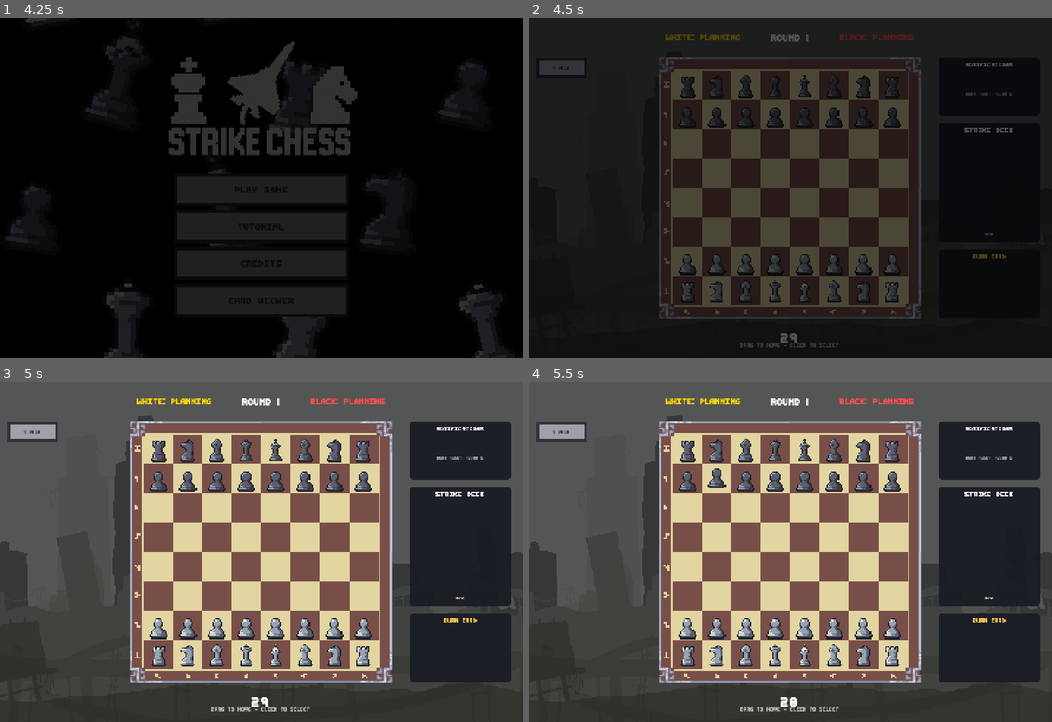
Above: before the commit, frames 1-4 (two rows, left to right).
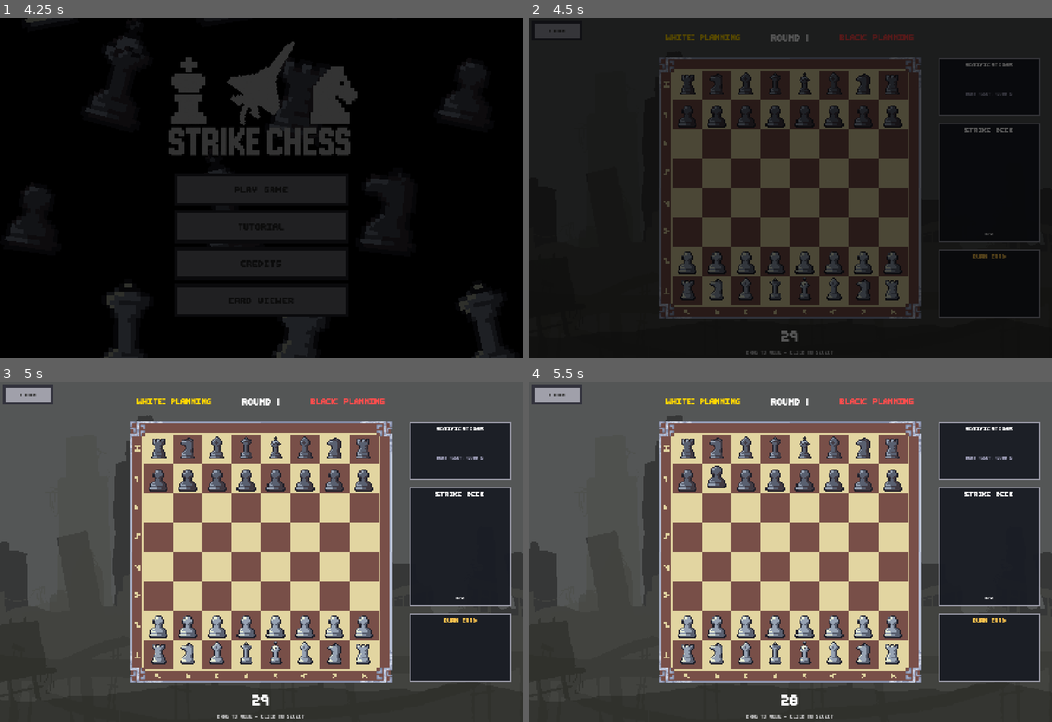
Above: after the commit, the same moments.

Repository: CodingWithKantecki/Strike-Chess-GODOT
Game: Godot game, scene res://scenes/intro_credits.tscn
Two runs of this game, one before a commit and one after it. Both use one fixed random seed, a clock stepped at 60 frames per second and the inputs below. Video files are missing from this copy of the repository; at most half a second of black plays in their place.
Inputs (mouse positions are in pixels of both pictures, inside the frame that each line leads up to):
- Up to frame 1 (4.25 s): tap Enter (ui_accept) at 0.5, 0.77, 3.5, 3.77 s; move the mouse to (376, 171) at 0.52 s; hold Right (ui_right) 0.53-1.25 s; tap Space at 0.6, 2.1, 3.6 s; click (376, 171) at 0.67 s; drag from (156, 205) to (235, 256) at 1.27 s; move the mouse to (313, 113) at 2.02 s; hold Right (ui_right) 2.03-2.75 s; click (313, 113) at 2.17 s; drag from (235, 256) to (104, 137) at 2.77 s; move the mouse to (418, 239) at 3.52 s; hold Left (ui_left) from 3.53 s (still down); click (418, 239) at 3.67 s
- Up to frame 2 (4.5 s): release Left (ui_left) at 4.25 s; click "TUTORIAL" at 4.25 s
- Up to frame 3 (5 s): no input
- Up to frame 4 (5.5 s): tap Enter (ui_accept) at 5 s; drag from (633, 501) to (712, 467) at 5.02 s

Frame 1 is identical in both runs. In frame 2, 3.3% of the frame differs, in the area x 1-98%, y 1-100%; in frame 3, 5.1%; in frame 4, 5.1%, in the area x 0-98%, y 0-100%.

Commit message:
Add UI polish and countdown tension effects
- Make pawns 10% bigger and move up 7 pixels
- Add 8-bit style pulsing dots for move highlights
- Update panel borders to square grey 8-bit style
- Move back button to corner, center timer and instructions
- Add countdown tension effects: vignette, red warning stripes, flashing opponent moves
- Add smooth fade in/out transitions for tension overlay
- Fix campaign map fullscreen gap with viewport resize handling

🤖 Generated with [Claude Code](https://claude.com/claude-code)

Co-Authored-By: Claude <noreply@anthropic.com>

Diff:
--- a/scenes/game.tscn
+++ b/scenes/game.tscn
@@ -9,6 +9,7 @@
 [ext_resource type="Texture2D" path="res://assets/ui/board_plain_05.png" id="7_board_texture"]
 [ext_resource type="Texture2D" path="res://assets/pieces/buttonborder.png" id="8_buttonborder"]
 [ext_resource type="Script" path="res://scripts/fire_effect.gd" id="9_fire_effect"]
+[ext_resource type="Script" path="res://scripts/tension_overlay.gd" id="10_tension"]
 
 [sub_resource type="StyleBoxFlat" id="StyleBoxFlat_button_normal"]
 bg_color = Color(0.627, 0.627, 0.667, 1)
@@ -26,17 +27,27 @@
 
 [sub_resource type="StyleBoxFlat" id="StyleBoxFlat_panel"]
 bg_color = Color(0.098, 0.11, 0.141, 0.95)
-corner_radius_top_left = 10
-corner_radius_top_right = 10
-corner_radius_bottom_right = 10
-corner_radius_bottom_left = 10
+border_width_left = 3
+border_width_top = 3
+border_width_right = 3
+border_width_bottom = 3
+border_color = Color(0.6, 0.6, 0.65, 1)
+corner_radius_top_left = 0
+corner_radius_top_right = 0
+corner_radius_bottom_right = 0
+corner_radius_bottom_left = 0
 
 [sub_resource type="StyleBoxFlat" id="StyleBoxFlat_panel_burn"]
 bg_color = Color(0.098, 0.11, 0.141, 0.95)
-corner_radius_top_left = 10
-corner_radius_top_right = 10
-corner_radius_bottom_right = 10
-corner_radius_bottom_left = 10
+border_width_left = 3
+border_width_top = 3
+border_width_right = 3
+border_width_bottom = 3
+border_color = Color(0.6, 0.6, 0.65, 1)
+corner_radius_top_left = 0
+corner_radius_top_right = 0
+corner_radius_bottom_right = 0
+corner_radius_bottom_left = 0
 
 [sub_resource type="StyleBoxFlat" id="StyleBoxFlat_button"]
 bg_color = Color(0.15, 0.15, 0.2, 1)
@@ -145,10 +156,10 @@
 vertical_alignment = 1
 
 [node name="Timer" type="Label" parent="."]
-offset_left = 620.0
+offset_left = 362.0
 offset_top = 850.0
-offset_right = 820.0
-offset_bottom = 920.0
+offset_right = 1082.0
+offset_bottom = 910.0
 theme_override_colors/font_color = Color(1, 1, 1, 1)
 theme_override_fonts/font = ExtResource("3_font")
 theme_override_font_sizes/font_size = 48
@@ -158,12 +169,12 @@
 
 [node name="InstructionLabel" type="Label" parent="."]
 offset_left = 362.0
-offset_top = 885.0
+offset_top = 910.0
 offset_right = 1082.0
-offset_bottom = 925.0
+offset_bottom = 940.0
 theme_override_colors/font_color = Color(0.7, 0.7, 0.7, 1)
 theme_override_fonts/font = ExtResource("3_font")
-theme_override_font_sizes/font_size = 18
+theme_override_font_sizes/font_size = 16
 text = "DRAG TO MOVE - CLICK TO SELECT"
 horizontal_alignment = 1
 vertical_alignment = 1
@@ -263,10 +274,10 @@
 script = ExtResource("9_fire_effect")
 
 [node name="LeftPanel" type="Control" parent="."]
-offset_left = 20.0
-offset_top = 110.0
-offset_right = 320.0
-offset_bottom = 830.0
+offset_left = 8.0
+offset_top = 8.0
+offset_right = 308.0
+offset_bottom = 728.0
 
 [node name="BackButtonFrame" type="NinePatchRect" parent="LeftPanel"]
 offset_right = 140.0
@@ -407,6 +418,14 @@
 theme_override_styles/focus = SubResource("StyleBoxFlat_button_normal")
 text = "MAIN MENU"
 
+[node name="TensionOverlay" type="Control" parent="."]
+layout_mode = 1
+anchors_preset = 15
+anchor_right = 1.0
+anchor_bottom = 1.0
+mouse_filter = 2
+script = ExtResource("10_tension")
+
 [node name="FadeOverlay" type="ColorRect" parent="."]
 layout_mode = 1
 anchors_preset = 15
--- a/scripts/campaign_map.gd
+++ b/scripts/campaign_map.gd
@@ -113,11 +113,7 @@
 	if fade_overlay:
 		fade_overlay.color = Color(0, 0, 0, 1)
 
-	var viewport_size = get_viewport_rect().size
-	var panel_width = 220  # Both panels are equal width
-	# Extend map slightly under panels to prevent any gaps
-	map_width = int(viewport_size.x) - (panel_width * 2) + 10
-	map_offset_x = panel_width - 5
+	update_map_dimensions()
 
 	load_map_images()
 	load_walkable_path()
@@ -131,6 +127,52 @@
 		tank_hull.scale = Vector2(1.875, 1.875)
 	if tank_turret:
 		tank_turret.scale = Vector2(1.875, 1.875)
+
+	# Connect to viewport resize
+	get_tree().root.size_changed.connect(_on_viewport_resized)
+
+func update_map_dimensions():
+	var viewport_size = get_viewport_rect().size
+	var panel_width = 220  # Both panels are equal width
+	# Extend map slightly under panels to prevent any gaps
+	map_width = int(viewport_size.x) - (panel_width * 2) + 10
+	map_offset_x = panel_width - 5
+
+func _on_viewport_resized():
+	var old_width = map_width
+	update_map_dimensions()
+
+	# Rescale map sprites if width changed
+	if old_width != map_width and map_container:
+		recreate_map_sprites()
+
+	# Update max scroll for new viewport height
+	max_scroll = max(0, map_height - get_viewport_rect().size.y)
+
+func recreate_map_sprites():
+	if map_textures.size() == 0:
+		return
+
+	# Clear existing sprites
+	for child in map_container.get_children():
+		if child is Sprite2D:
+			child.queue_free()
+
+	# Recalculate total height based on new width
+	var total_height: float = 0.0
+	zone_boundaries.clear()
+	for i in range(map_textures.size()):
+		var scale_factor = float(map_width) / map_textures[i].get_width()
+		var scaled_height = map_textures[i].get_height() * scale_factor
+		total_height += scaled_height
+		if i < map_textures.size() - 1:
+			zone_boundaries.append({"y": total_height, "zone_above": i + 1, "zone_below": i + 2})
+	map_height = int(total_height)
+	max_scroll = max(0, map_height - get_viewport_rect().size.y)
+
+	# Recreate with new dimensions
+	await get_tree().process_frame
+	create_map_sprites()
 
 func load_map_images():
 	var image_names = [
--- a/scripts/chess_board.gd
+++ b/scripts/chess_board.gd
@@ -24,11 +24,11 @@
 const SQUARE_SIZE = 81  # Square size in pixels (648 / 8)
 const BOARD_OFFSET = Vector2(398, 146)  # Top-left of playable area (362+36, 110+36)
 # Pawns use larger scale, other pieces 15% smaller
-const PAWN_SCALE = 3.5
+const PAWN_SCALE = 3.85  # 10% larger than before
 const PIECE_SCALE = 2.975  # 15% smaller than pawns (3.5 * 0.85)
 const QUEEN_SCALE = 2.543  # 15% smaller than other pieces
 const KING_SCALE = 2.436  # 18% smaller than other pieces
-const PIECE_Y_OFFSET = -18  # Move pawns up to center them visually in squares
+const PIECE_Y_OFFSET = -25  # Move pawns up to center them visually in squares
 const NON_PAWN_Y_ADJUST = 5  # Move non-pawns down 5 pixels relative to pawns
 const QUEEN_Y_ADJUST = 11  # Queen needs extra 6 pixels down (5 + 6)
 const KING_Y_ADJUST = 13  # King needs extra 8 pixels down (5 + 8)
@@ -73,6 +73,7 @@
 # Animation state
 var animating_moves: Array = []  # [{piece, from, to, sprite}]
 var animation_progress: float = 0.0
+var pulse_time: float = 0.0  # For pulsing move highlights
 
 # Collision results
 var collision_results: Array = []  # Store collision info for display
@@ -252,6 +253,7 @@
 
 func _process(delta):
 	update_simufire()
+	pulse_time += delta
 
 	if current_phase == SimuFirePhase.RESOLUTION:
 		update_animation(delta)
@@ -800,10 +802,8 @@
 			draw_rect(rect, WHITE_PLAN_COLOR)
 
 			for move in white_valid_moves:
-				var move_rect = Rect2(BOARD_OFFSET + Vector2(move.x * SQUARE_SIZE, move.y * SQUARE_SIZE),
-								Vector2(SQUARE_SIZE, SQUARE_SIZE))
-				var move_color = CAPTURE_COLOR if board[move.y][move.x] != "" else VALID_MOVE_COLOR
-				draw_rect(move_rect, move_color)
+				var is_capture = board[move.y][move.x] != ""
+				draw_pulsing_move_highlight(move, is_capture)
 
 		# Black selection
 		if black_selected != Vector2i(-1, -1) and not black_locked:
@@ -812,10 +812,8 @@
 			draw_rect(rect, BLACK_PLAN_COLOR)
 
 			for move in black_valid_moves:
-				var move_rect = Rect2(BOARD_OFFSET + Vector2(move.x * SQUARE_SIZE, move.y * SQUARE_SIZE),
-								Vector2(SQUARE_SIZE, SQUARE_SIZE))
-				var move_color = CAPTURE_COLOR if board[move.y][move.x] != "" else VALID_MOVE_COLOR
-				draw_rect(move_rect, move_color)
+				var is_capture = board[move.y][move.x] != ""
+				draw_pulsing_move_highlight(move, is_capture)
 
 		# Show locked plans
 		if white_locked and white_plan.size() > 0:
@@ -823,12 +821,17 @@
 		if black_locked and black_plan.size() > 0:
 			_draw_planned_move(black_plan, LOCKED_COLOR)
 
-	# During countdown, show both planned moves with arrows
+	# During countdown, show both planned moves with flashing effect
 	if current_phase == SimuFirePhase.COUNTDOWN:
+		var flash = (sin(pulse_time * 8.0) + 1.0) / 2.0  # Fast flash
 		if white_plan.size() > 0:
 			_draw_move_path(white_plan, Color(0.2, 0.5, 1.0, 0.8))
+			# Flash opponent's move (black) with red warning
+			_draw_flashing_threat(black_plan, flash)
 		if black_plan.size() > 0:
 			_draw_move_path(black_plan, Color(1.0, 0.3, 0.3, 0.8))
+			# Flash opponent's move (white) with blue warning
+			_draw_flashing_threat(white_plan, flash)
 
 func _draw_planned_move(plan: Dictionary, color: Color):
 	"""Draw a planned move indicator."""
@@ -855,6 +858,56 @@
 		var arrow_left = to_pos - dir * arrow_size + perp * arrow_size * 0.5
 		var arrow_right = to_pos - dir * arrow_size - perp * arrow_size * 0.5
 		draw_polygon([arrow_tip, arrow_left, arrow_right], [color])
+
+func _draw_flashing_threat(plan: Dictionary, flash: float):
+	"""Draw flashing warning on opponent's planned move destination."""
+	if not plan.has("to"):
+		return
+
+	var to = plan["to"]
+	var base_pos = BOARD_OFFSET + Vector2(to.x * SQUARE_SIZE, to.y * SQUARE_SIZE)
+
+	# Flashing red/orange warning
+	var warning_color = Color(1.0, 0.2, 0.1, flash * 0.5)
+	var rect = Rect2(base_pos, Vector2(SQUARE_SIZE, SQUARE_SIZE))
+	draw_rect(rect, warning_color)
+
+	# Pulsing border
+	var border_alpha = 0.6 + flash * 0.4
+	var border_color = Color(1.0, 0.3, 0.0, border_alpha)
+	var border_width = 4.0
+	# Top
+	draw_rect(Rect2(base_pos, Vector2(SQUARE_SIZE, border_width)), border_color)
+	# Bottom
+	draw_rect(Rect2(base_pos + Vector2(0, SQUARE_SIZE - border_width), Vector2(SQUARE_SIZE, border_width)), border_color)
+	# Left
+	draw_rect(Rect2(base_pos, Vector2(border_width, SQUARE_SIZE)), border_color)
+	# Right
+	draw_rect(Rect2(base_pos + Vector2(SQUARE_SIZE - border_width, 0), Vector2(border_width, SQUARE_SIZE)), border_color)
+
+func draw_pulsing_move_highlight(move: Vector2i, _is_capture: bool):
+	"""Draw 8-bit style single pulsing dot in center of square."""
+	var base_pos = BOARD_OFFSET + Vector2(move.x * SQUARE_SIZE, move.y * SQUARE_SIZE)
+	var center = base_pos + Vector2(SQUARE_SIZE / 2, SQUARE_SIZE / 2)
+
+	# Pulse parameters
+	var pulse_speed = 4.0
+	var pulse = (sin(pulse_time * pulse_speed) + 1.0) / 2.0  # 0 to 1
+
+	# Pulsing size
+	var dot_size = 16 + pulse * 8  # Pulses between 16 and 24
+	var border_size = dot_size + 6
+
+	# Colors
+	var border_alpha = 0.6 + pulse * 0.3
+	var dot_alpha = 0.7 + pulse * 0.25
+	var border_color = Color(0.75, 0.75, 0.75, border_alpha)  # Light grey border
+	var dot_color = Color(0.3, 0.3, 0.3, dot_alpha)  # Dark grey dot
+
+	# Draw light grey border
+	draw_rect(Rect2(center - Vector2(border_size/2, border_size/2), Vector2(border_size, border_size)), border_color)
+	# Draw dark grey center dot
+	draw_rect(Rect2(center - Vector2(dot_size/2, dot_size/2), Vector2(dot_size, dot_size)), dot_color)
 
 # ==================== CHESS LOGIC ====================
 
--- a/scripts/game.gd
+++ b/scripts/game.gd
@@ -15,6 +15,7 @@
 @onready var timer_label: Label = $Timer
 @onready var instruction_label: Label = $InstructionLabel
 @onready var countdown_label: Label = $CountdownLabel
+@onready var tension_overlay: Control = $TensionOverlay
 
 # Right sidebar
 @onready var notifications_content: Label = $RightSidebar/NotificationsPanel/Content
@@ -65,6 +66,7 @@
 var shake_duration: float = 0.0
 var shake_start_time: float = 0.0
 var base_position: Vector2 = Vector2.ZERO
+
 
 func _ready():
 	# Start with black fade overlay
@@ -166,20 +168,28 @@
 	match phase:
 		ChessBoard.SimuFirePhase.PLANNING:
 			countdown_label.visible = false
+			if tension_overlay:
+				tension_overlay.set_countdown_active(false)
 			instruction_label.text = "DRAG TO MOVE - CLICK TO SELECT"
 			_reset_status_labels()
 
 		ChessBoard.SimuFirePhase.COUNTDOWN:
 			countdown_label.visible = true
+			if tension_overlay:
+				tension_overlay.set_countdown_active(true)
 			instruction_label.text = "MOVES LOCKED - EXECUTING IN..."
 
 		ChessBoard.SimuFirePhase.RESOLUTION:
 			countdown_label.visible = false
+			if tension_overlay:
+				tension_overlay.set_countdown_active(false)
 			instruction_label.text = "MOVES EXECUTING..."
 			# Apply asset effects before moves resolve
 			asset_system.apply_pending_effects(chess_board)
 
 		ChessBoard.SimuFirePhase.END:
+			if tension_overlay:
+				tension_overlay.set_countdown_active(false)
 			instruction_label.text = "ROUND COMPLETE"
 			# Check for asset distribution
 			asset_system.check_distribution(chess_board.round_number)
--- /dev/null
+++ b/scripts/tension_overlay.gd
@@ -0,0 +1,101 @@
+extends Control
+
+# Tension overlay for countdown effects
+# Draws vignette and warning stripes during countdown
+
+var countdown_active: bool = false
+var tension_time: float = 0.0
+var fade_progress: float = 0.0  # 0 = invisible, 1 = fully visible
+var fade_duration: float = 0.4  # Time to fade in/out
+var is_fading_in: bool = false
+var is_fading_out: bool = false
+
+func _process(delta):
+	# Handle fade in
+	if is_fading_in:
+		fade_progress = min(1.0, fade_progress + delta / fade_duration)
+		if fade_progress >= 1.0:
+			is_fading_in = false
+		queue_redraw()
+
+	# Handle fade out
+	if is_fading_out:
+		fade_progress = max(0.0, fade_progress - delta / fade_duration)
+		if fade_progress <= 0.0:
+			is_fading_out = false
+			countdown_active = false
+		queue_redraw()
+
+	# Update animation while active
+	if countdown_active and fade_progress > 0:
+		tension_time += delta
+		queue_redraw()
+
+func set_countdown_active(active: bool):
+	if active and not countdown_active:
+		# Starting countdown - fade in
+		countdown_active = true
+		tension_time = 0.0
+		is_fading_in = true
+		is_fading_out = false
+	elif not active and countdown_active:
+		# Ending countdown - fade out
+		is_fading_out = true
+		is_fading_in = false
+
+func _draw():
+	if not countdown_active and fade_progress <= 0:
+		return
+
+	var viewport_size = get_viewport_rect().size
+	var pulse = (sin(tension_time * 4.0) + 1.0) / 2.0  # Slower pulsing
+
+	# === VIGNETTE ===
+	# Darken edges of screen - draw in bands for efficiency
+	var vignette_alpha = 0.4 * fade_progress  # Steady, no pulse
+	var vignette_size = 150.0
+	var band_size = 10  # Draw in 10px bands instead of 1px lines
+
+	for i in range(0, int(vignette_size), band_size):
+		var alpha = vignette_alpha * (1.0 - float(i) / vignette_size)
+		var band_color = Color(0, 0, 0, alpha)
+		# Top
+		draw_rect(Rect2(0, i, viewport_size.x, band_size), band_color)
+		# Bottom
+		draw_rect(Rect2(0, viewport_size.y - i - band_size, viewport_size.x, band_size), band_color)
+		# Left
+		draw_rect(Rect2(i, 0, band_size, viewport_size.y), band_color)
+		# Right
+		draw_rect(Rect2(viewport_size.x - i - band_size, 0, band_size, viewport_size.y), band_color)
+
+	# === RED WARNING STRIPES ===
+	var stripe_width = 20.0  # Thicker stripes
+	var stripe_spacing = 40.0  # More spacing for thicker stripes
+	var stripe_base_alpha = 0.4 + pulse * 0.3
+	var stripe_alpha = stripe_base_alpha * fade_progress  # Smooth fade in/out
+	var stripe_color = Color(0.9, 0.15, 0.1, stripe_alpha)
+	var stripe_offset = fmod(tension_time * 60.0, stripe_spacing)  # Animate stripes
+
+	# Top warning stripes
+	var stripe_height = 14.0  # Thicker bars
+	for x in range(-int(stripe_spacing * 2), int(viewport_size.x + stripe_spacing * 2), int(stripe_spacing)):
+		var stripe_x = x + stripe_offset
+		var points = PackedVector2Array([
+			Vector2(stripe_x, 0),
+			Vector2(stripe_x + stripe_width, 0),
+			Vector2(stripe_x + stripe_width + stripe_height, stripe_height),
+			Vector2(stripe_x + stripe_height, stripe_height)
+		])
+		draw_colored_polygon(points, stripe_color)
+
+	# Bottom warning stripes
+	for x in range(-int(stripe_spacing * 2), int(viewport_size.x + stripe_spacing * 2), int(stripe_spacing)):
+		var stripe_x = x - stripe_offset  # Opposite direction
+		var y = viewport_size.y - stripe_height
+		var points = PackedVector2Array([
+			Vector2(stripe_x, y),
+			Vector2(stripe_x + stripe_width, y),
+			Vector2(stripe_x + stripe_width - stripe_height, viewport_size.y),
+			Vector2(stripe_x - stripe_height, viewport_size.y)
+		])
+		draw_colored_polygon(points, stripe_color)
Not shown: 1 places in scenes/game.tscn that only renumber resources
